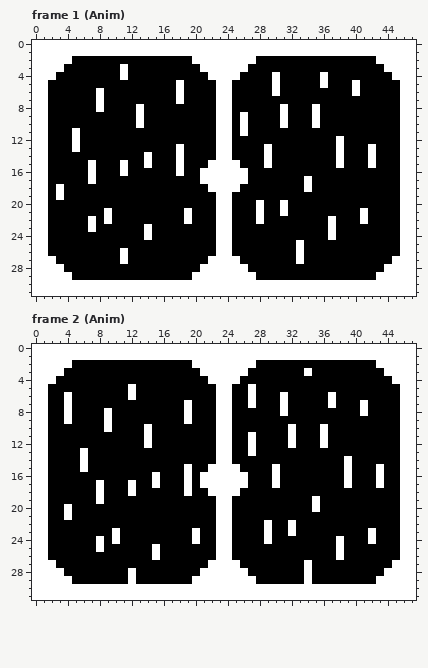
One commit to this pixel-art file: Assets/Art/Sprites/Bedroom/Window.aseprite. That is the earlier state.
48x32 pixels, 24 frames. Shown: frame 1 (Anim), frame 2 (Anim). The commit also changed other frames, which this record leaves out.
After the commit:
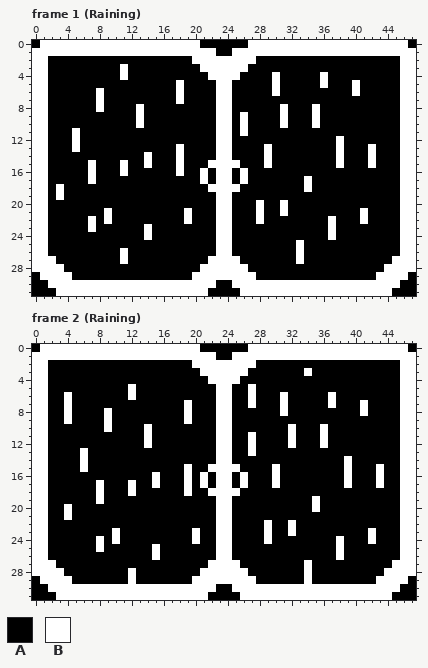
Palette (. is transparent): A #000000  B #ffffff
The commit says: Refactored some scripts & Added windows update in Bedroom.
What changed:
Changed rows in their new state; - is an unchanged pixel.
Frame 1 (Raining), layer "Cadre":
first column x 0:
 0 A--------------------AAAAAA--------------------A
 1 -----------------------AA-----------------------
 2 --AAA--------------------------------------AAA--
 3 --AA----------------------------------------AA--
 4 --A------------------------------------------A--
first column x 22:
16 A--A
17 A--A
first column x 0:
29 A----------------------------------------------A
30 AA---------------------AA---------------------AA
31 AAA-------------------AAAA-------------------AAA
Frame 2 (Raining), layer "Cadre": the same change as frame 1 (Raining)
